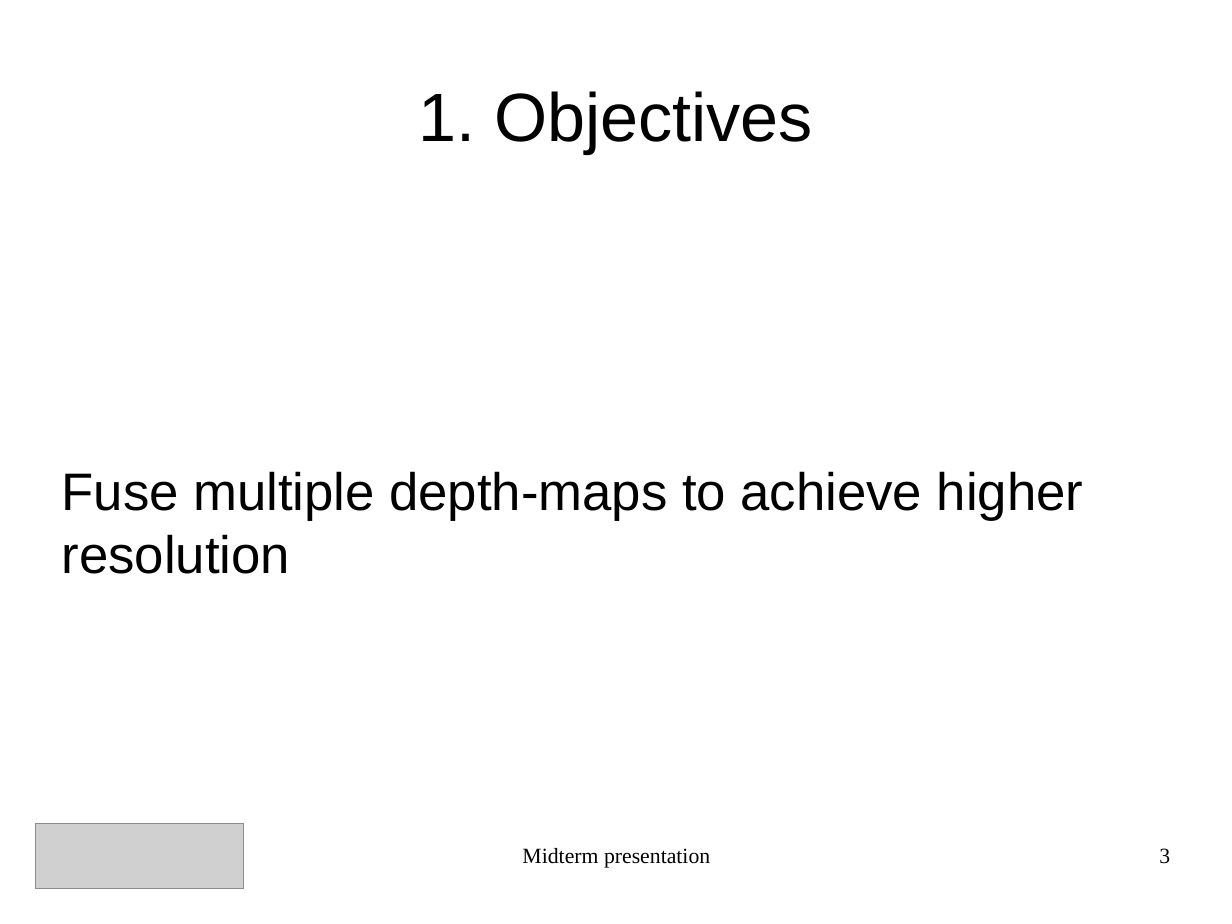
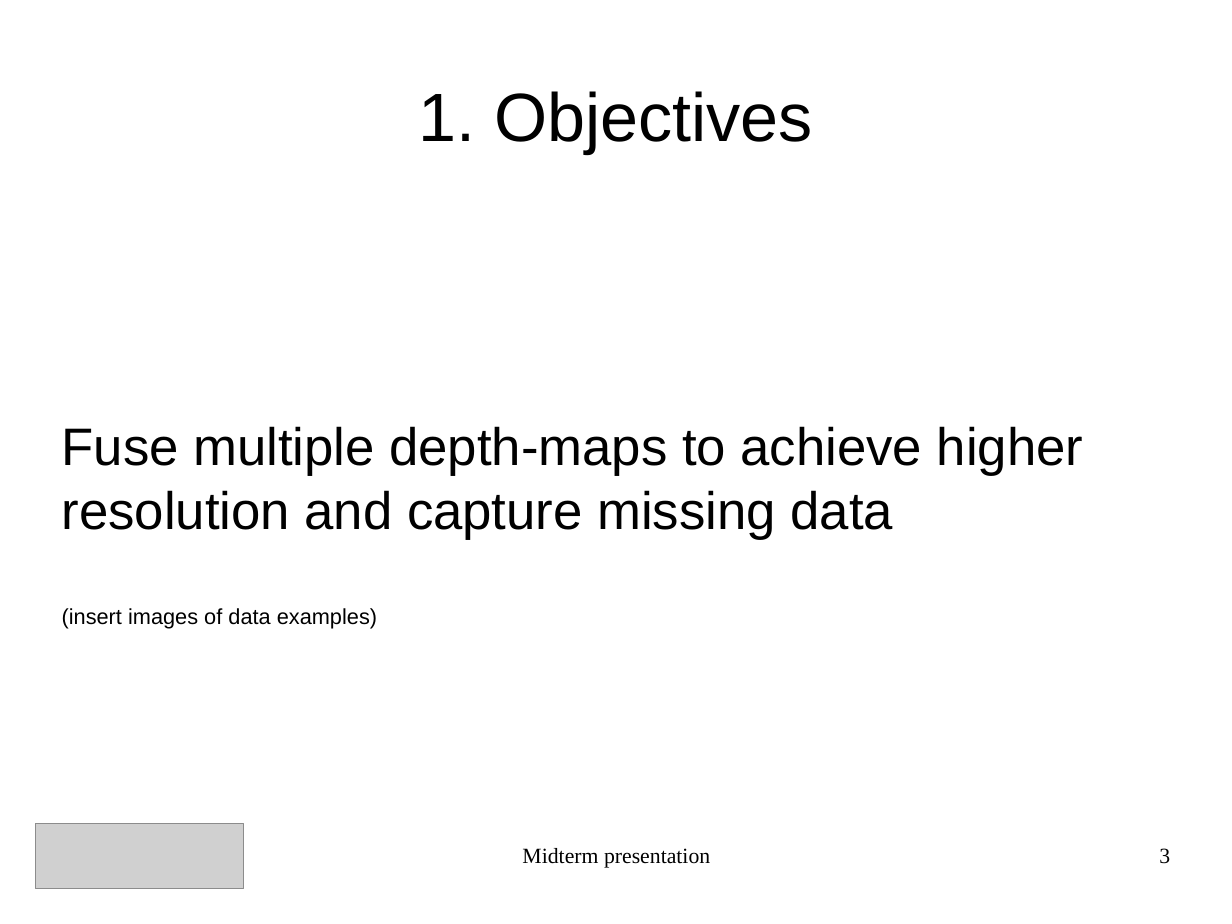
Before and after one commit to AlexVeuthey/KinectFusion, a slide deck: slide 3 of presentation/presentation.odp. Drawn at 1232x924 pixels with LibreOffice and Linux fonts; fonts in the diff are those of the drawing; grey boxes stand for pictures. Boxes give left, top, right and bottom in pixels: in the first picture for what was removed or moved away, otherwise in the second. Text is boxed around its words. In the diff, an @@ line names an element or a change of style, - is before the commit and + after.

```diff
--- a/presentation/presentation.odp
+++ b/presentation/presentation.odp
@@ subtitle at (x1=62, y1=426, x2=1083, y2=629): text changed @@
-Fuse multiple depth-maps to achieve higher resolution
+Fuse multiple depth-maps to achieve higher resolution and capture missing data
+(insert images of data examples)
```
Also in this commit, not shown: 8 other slides changed, 2 slides added, 1 slide removed, 10 other files.
